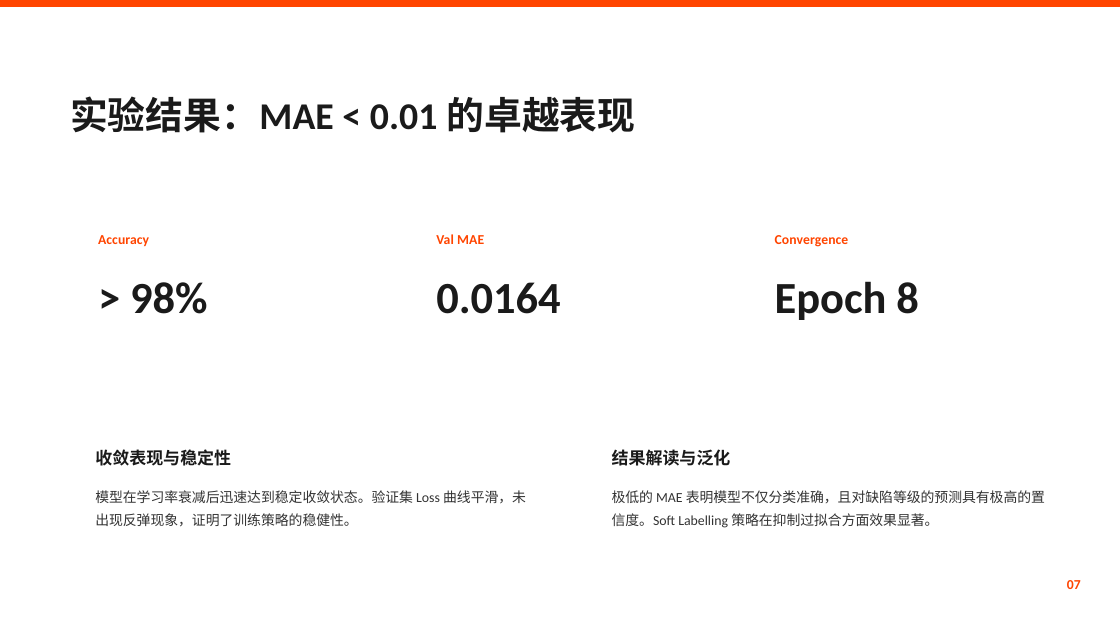
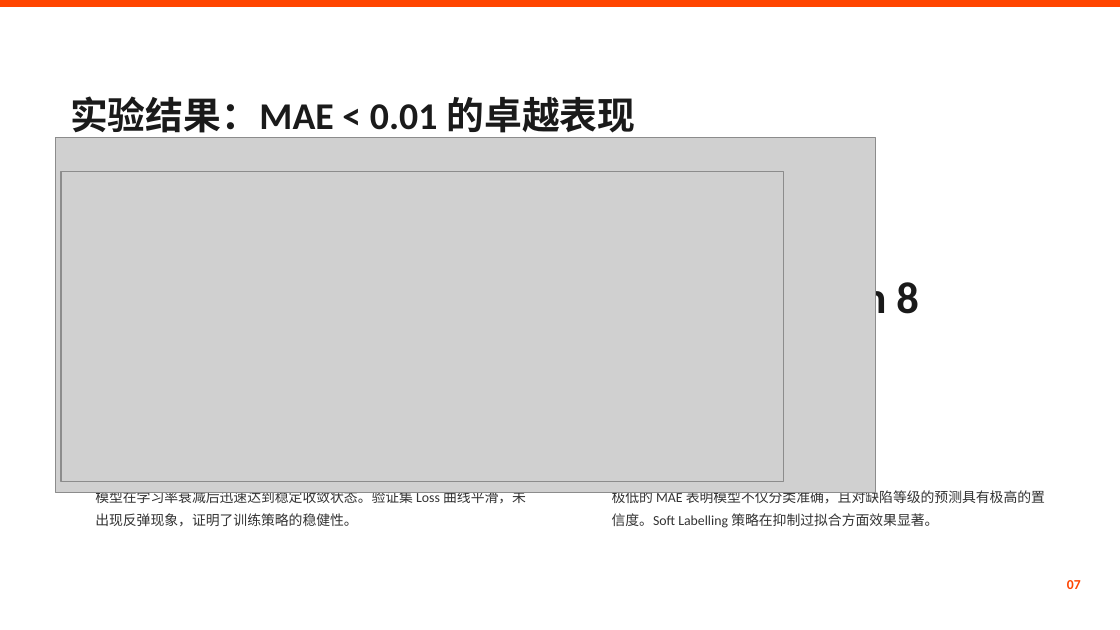
Before and after one commit to muyuniao/work, a slide deck: slide 6 of 基于深度有序回归的钢板表面缺陷分级研究进展.pptx (slide 7 before the commit). Drawn at 1120x630 pixels with LibreOffice and Linux fonts; fonts in the diff are those of the drawing; grey boxes stand for pictures; background and template pictures are left out. Boxes give left, top, right and bottom in pixels: in the first picture for what was removed or moved away, otherwise in the second. Text is boxed around its words. In the diff, an @@ line names an element or a change of style, - is before the commit and + after.

```diff
--- a/基于深度有序回归的钢板表面缺陷分级研究进展.pptx
+++ b/基于深度有序回归的钢板表面缺陷分级研究进展.pptx
@@ picture added at <box>56,138,876,493</box> @@
@@ picture added at <box>60,171,783,482</box> @@
@@ text removed at <box>98,235,149,246</box> @@
-Accuracy
@@ text removed at <box>436,234,484,244</box> @@
-Val MAE
@@ text removed at <box>130,282,207,314</box> @@
-> 98%
@@ text removed at <box>436,282,560,314</box> @@
-0.0164
@@ text removed at <box>95,449,231,466</box> @@
-收敛表现与稳定性
```
Also in this commit, not shown: 7 other slides changed, 1 slide removed, 1 other file.
